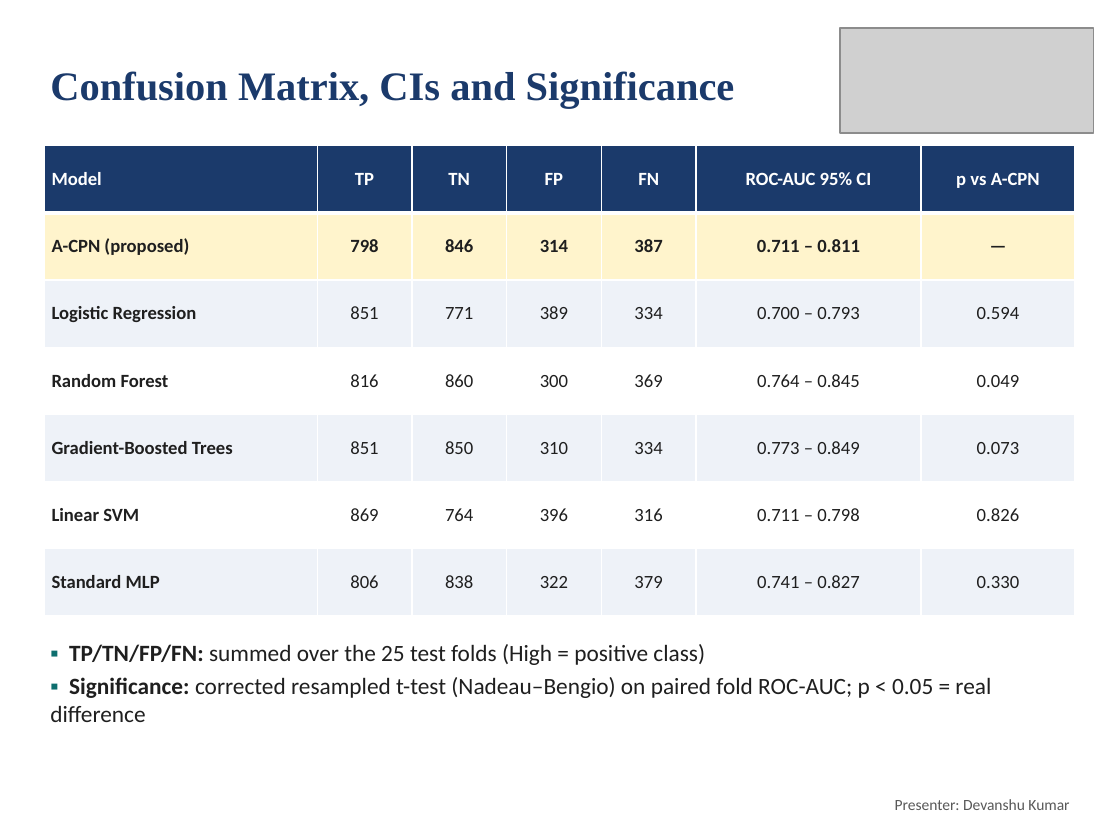
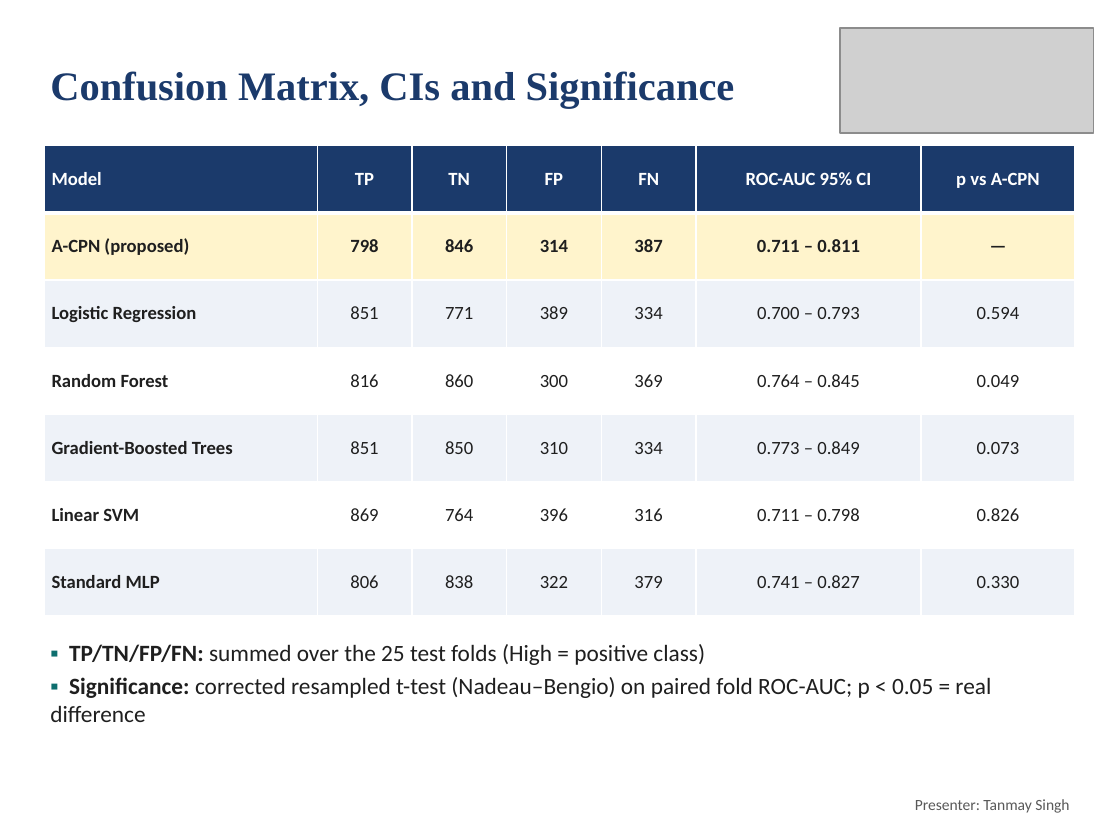
Before and after one commit to deepankarkumar1310/hadoop-ml-algorithm-, a slide deck: slide 16 of docs/Review2_Deck.pptx. Drawn at 1120x840 pixels with LibreOffice and Linux fonts; fonts in the diff are those of the drawing; grey boxes stand for pictures. Boxes give left, top, right and bottom in pixels: in the first picture for what was removed or moved away, otherwise in the second. Text is boxed around its words. In the diff, an @@ line names an element or a change of style, - is before the commit and + after.

```diff
--- a/docs/Review2_Deck.pptx
+++ b/docs/Review2_Deck.pptx
@@ text at (915, 799, 1069, 813): text changed @@
-Presenter: Devanshu Kumar
+Presenter: Tanmay Singh
```
Also in this commit, not shown: 8 other slides changed, 3 slides added, 1 slide removed, 3 other files.
